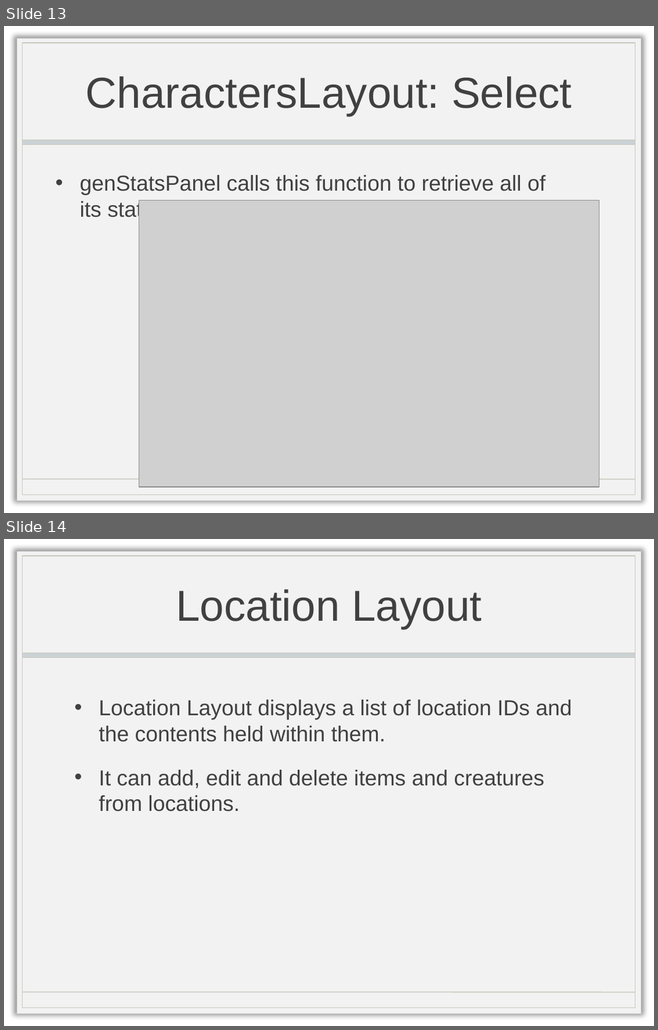
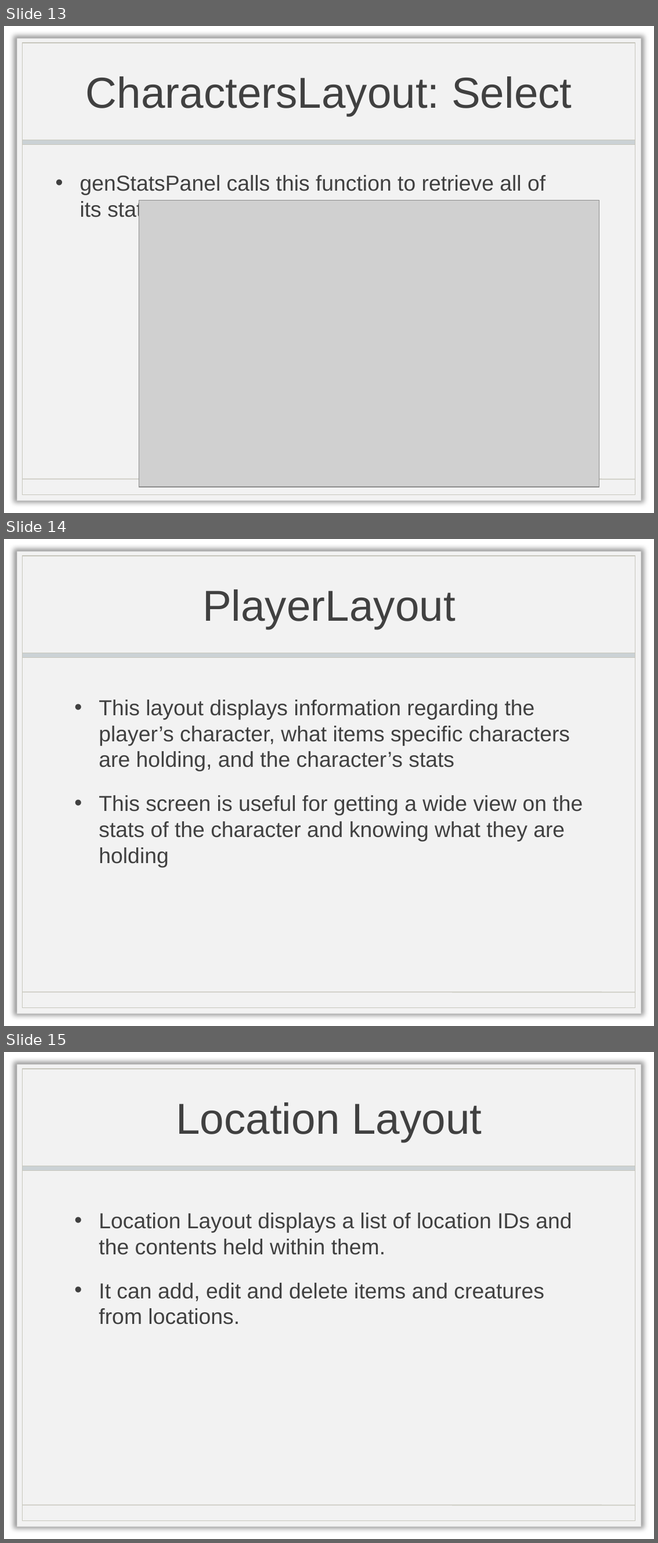
Before and after one commit to IsabellaBoone/Database-Visualizer, a slide deck: Presentation.pptx. Shown one above the other, each under a label of ours: slides 13 and 14 before the commit, slides 13, 14 and 15 after it. The pictures are 658x1030 and 658x1543 pixels, drawn with LibreOffice and Linux fonts; fonts in the diff are those of the drawing; grey boxes stand for pictures; background and template pictures are left out. Boxes give left, top, right and bottom in pixels: in the first picture for what was removed or moved away, otherwise in the second. Text is boxed around its words. In the diff, an @@ line names an element or a change of style, - is before the commit and + after.

Commit message:
presentation

```diff
--- a/Presentation.pptx
+++ b/Presentation.pptx
@@ slide 14 added at (4,539,654,1026), background picture (left out); not listed: 4 template elements that a slide beside it also shows @@
@@ title added at (202,589,455,629), 48 pt, text #404040 @@
+PlayerLayout
@@ text added at (99,700,582,868), 24 pt, text #404040 @@
+• This layout displays information regarding the player’s character, what items specific characters are holding, and the character’s stats
+• This screen is useful for getting a wide view on the stats of the character and knowing what they are holding
@@ what was slide 14 is now slide 15 @@
```
